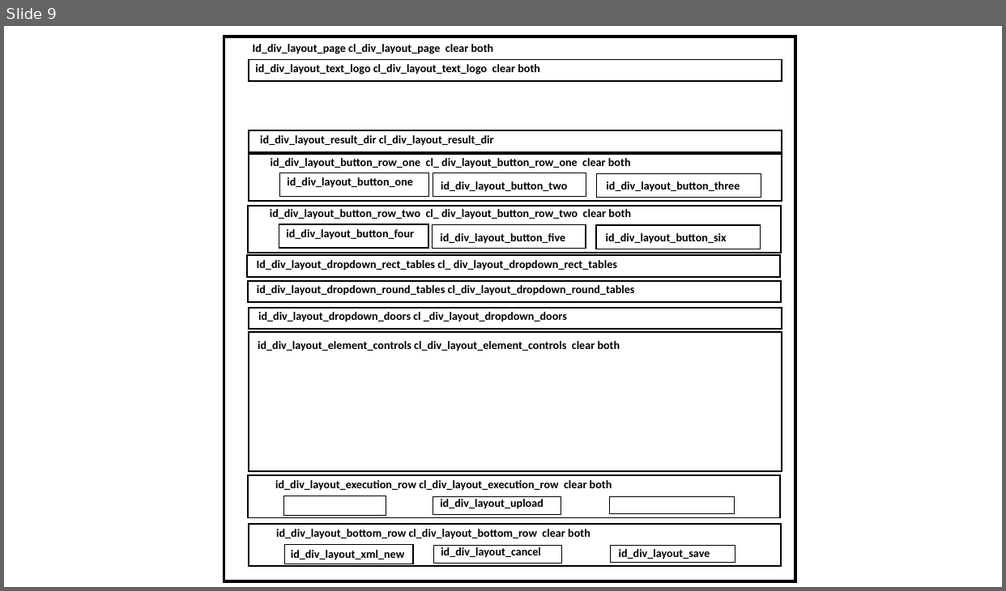
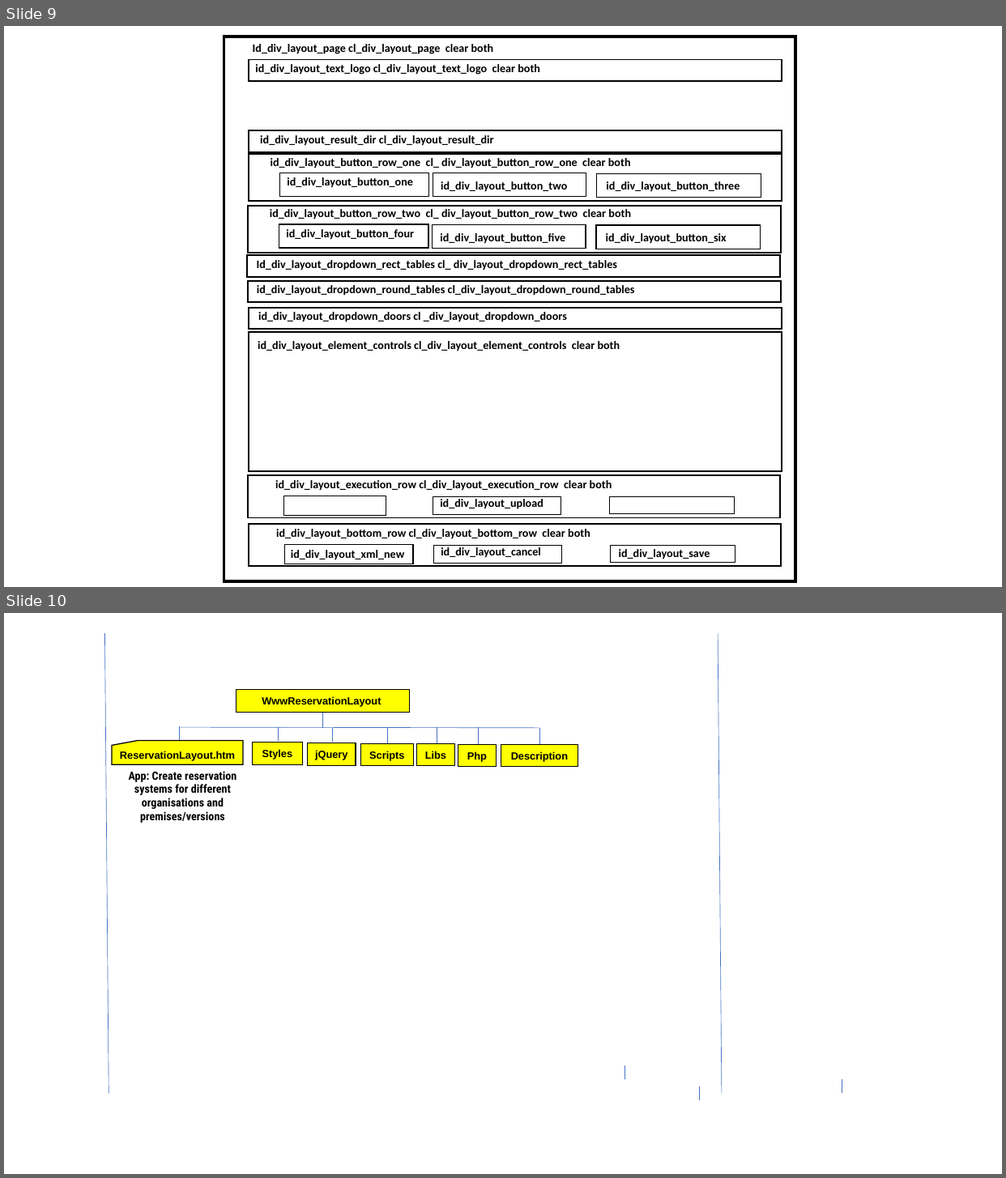
Before and after one commit to JazzLiveAarau/WwwReservationLayout, a slide deck: Description/ReservationLayout.pptx. Shown one above the other, each under a label of ours: slide 9 before the commit, slides 9 and 10 after it. The pictures are 1006x591 and 1006x1178 pixels, drawn with LibreOffice and Linux fonts; fonts in the diff are those of the drawing. Boxes give left, top, right and bottom in pixels: in the first picture for what was removed or moved away, otherwise in the second. Text is boxed around its words. In the diff, an @@ line names an element or a change of style, - is before the commit and + after.

```diff
--- a/Description/ReservationLayout.pptx
+++ b/Description/ReservationLayout.pptx
@@ slide 10 added at <box>4,613,1002,1174</box>, background #FFFFFF @@
@@ line added from (108, 1093) to (105, 633), #4472C4 0.5 pt @@
@@ line added from (722, 1093) to (718, 633), #4472C4 0.5 pt @@
@@ rectangle added at <box>236,689,409,712</box>, fill #FFFF00, outline #000000 1 pt, 10 pt, text #000000, bold @@
+WwwReservationLayout
@@ line added from (180, 740) to (180, 726), #4472C4 0.5 pt @@
@@ line added from (180, 727) to (539, 728), #4472C4 0.5 pt @@
@@ line added from (279, 741) to (279, 727), #4472C4 0.5 pt @@
@@ line added from (323, 728) to (323, 712), #4472C4 0.5 pt @@
@@ line added from (333, 742) to (333, 728), #4472C4 0.5 pt @@
@@ line added from (388, 745) to (388, 728), #4472C4 0.5 pt @@
@@ line added from (437, 745) to (437, 727), #4472C4 0.5 pt @@
@@ line added from (478, 746) to (478, 727), #4472C4 0.5 pt @@
@@ line added from (539, 745) to (539, 728), #4472C4 0.5 pt @@
@@ flow chart punched card added at <box>112,740,243,764</box>, fill #FFFF00, outline #000000 1 pt, 10 pt, text #000000, bold @@
+ReservationLayout.htm
@@ rectangle added at <box>252,743,302,765</box>, fill #FFFF00, outline #000000 1 pt, 10 pt, text #000000, bold @@
+Styles
@@ rectangle added at <box>308,743,356,766</box>, fill #FFFF00, outline #000000 1 pt, 10 pt, text #000000, bold @@
+jQuery
@@ rectangle added at <box>361,743,414,766</box>, fill #FFFF00, outline #000000 1 pt, 10 pt, text #000000, bold @@
+Scripts
@@ rectangle added at <box>416,743,454,766</box>, fill #FFFF00, outline #000000 1 pt, 10 pt, text #000000, bold @@
+Libs
@@ rectangle added at <box>458,745,496,767</box>, fill #FFFF00, outline #000000 1 pt, 10 pt, text #000000, bold @@
+Php
@@ rectangle added at <box>501,745,578,767</box>, fill #FFFF00, outline #000000 1 pt, 10 pt, text #000000, bold @@
+Description
@@ text added at <box>129,771,236,823</box>, 11 pt, text #000000, bold @@
+App: Create reservation systems for different organisations and premises/versions
@@ line added from (624, 1080) to (624, 1067), #4472C4 0.5 pt @@
@@ line added from (700, 1101) to (700, 1087), #4472C4 0.5 pt @@
@@ line added from (842, 1093) to (842, 1080), #4472C4 0.5 pt @@
```
Also in this commit, not shown: 1 slide changed, 14 other files.
